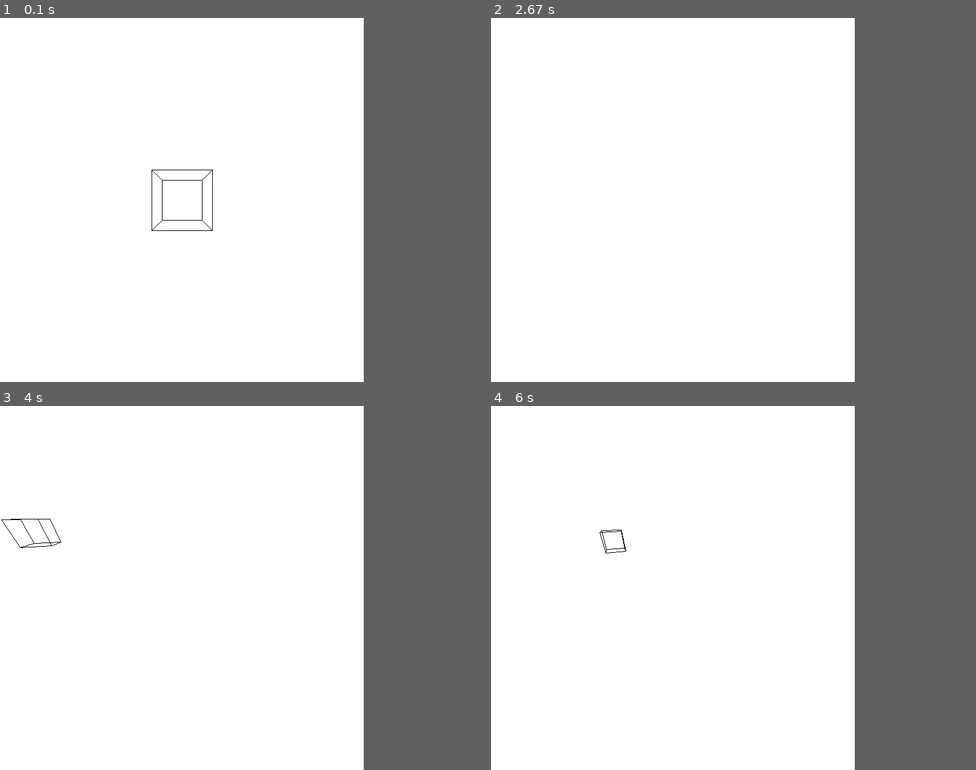
Above: before the commit, frames 1-4 (two rows, left to right).
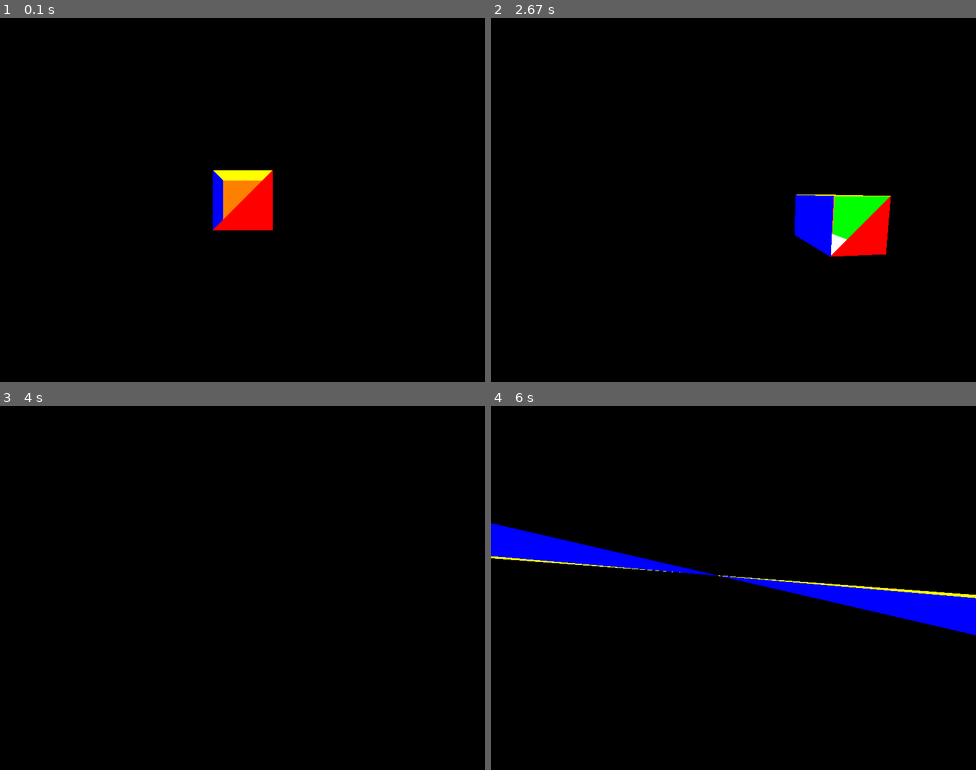
Above: after the commit, the same moments.

Repository: JonasMartins/Random
Game: pygame game, started from CG/code/example.py
The game is run twice, just before and just after one commit, with the same random seed, the same clock (stepped at 60 frames per second) and the same inputs.
Inputs (mouse positions are in pixels of both pictures, inside the frame that each line leads up to):
- Up to frame 1 (0.1 s): no input
- Up to frame 2 (2.67 s): hold Right 0.33-0.8 s; move the mouse to (714, 214) at 0.37 s; hold Up 0.83-1.13 s; hold Left 1.67-2.2 s; tap E at 1.82 s; hold Down 2.23-2.53 s; hold Left from 2.57 s (still down)
- Up to frame 3 (4 s): release Left at 2.97 s; click (426, 726) at 3.05 s; hold Up 3.33-3.7 s
- Up to frame 4 (6 s): hold Down 4.4-4.77 s; tap E at 4.55, 5.95 s; hold Left 4.8-5.27 s; hold Right 5.3-5.77 s; hold Up from 5.8 s (still down)
The window is 600x600 before the commit and 800x600 after it. Grey fills any space a smaller window leaves; there, only what the larger window draws over its background counts as a difference.

The runs differ from the first frame. In frame 1, 75% of the frame differs, in the area x 0-75%, y 0-100%; in frame 2, 76%; in frame 3, 75%; in frame 4, 77%, in the area x 0-100%, y 0-100%.

Commit message:
cube colors 12:25

Diff:
--- a/CG/code/example.py
+++ b/CG/code/example.py
@@ -7,7 +7,7 @@
 start = time()
 elapsed = 0
 
-def rotate2d(pos, rad): x,y=pos; s,c = math.sin(rad), math.cos(rad); return (x*c)-(y*s), (y*c)+(x*s)
+def rotate2d(pos, rad): x,y=pos; s,c = math.sin(rad), math.cos(rad); return (x*c)-(y*s),(y*c)+(x*s)
 
 class Cam:
   def __init__(self,pos=(0,0,0),rot=(0,0)):
@@ -16,9 +16,9 @@
 
   def events(self, event):
     if event.type == pygame.MOUSEMOTION:
-      x,y = event.rel
-      #200 is speed
-      x/=5; y/=5
+      x,y = event.rel; x/=5000; y/=5000
+      print ('x ', x)
+      print ('y ',  y)
       self.rot[0]+=y; self.rot[1]+=x
 
 
@@ -29,18 +29,24 @@
     if key[pygame.K_q]: self.pos[1]+=s
     if key[pygame.K_e]: self.pos[1]-=s
 
-    if key[pygame.K_UP]: self.pos[2]+=s
-    if key[pygame.K_DOWN]: self.pos[2]-=s
-    if key[pygame.K_LEFT]: self.pos[0]-=s
-    if key[pygame.K_RIGHT]: self.pos[0]+=s
+    x,y = s*math.sin(self.rot[1]), s*math.cos(self.rot[1])
+
+    if key[pygame.K_UP]: self.pos[0]+=x; self.pos[2]+=y
+    if key[pygame.K_DOWN]: self.pos[0]-=x; self.pos[2]-=y
+    if key[pygame.K_LEFT]: self.pos[0]-=y; self.pos[2]+=x
+    if key[pygame.K_RIGHT]: self.pos[0]+=y; self.pos[2]-=x
 
 pygame.init()
-w,h = 600, 600; cx,cy = w//2, h//2
+w,h = 800, 600; cx,cy = w//2, h//2
 screen = pygame.display.set_mode((w,h))
 clock = pygame.time.Clock()
 
 verts = (-1,-1,-1),(1,-1,-1),(1,1,-1),(-1,1,-1),(-1,-1,1),(1,-1,1),(1,1,1),(-1,1,1)
-edges = (0,1),(1,2),(2,3),(3,0),(4,5),(5,6),(6,7),(7,4),(0,4),(1,5),(2,6),(3,7)
+# edges = (0,1),(1,2),(2,3),(3,0),(4,5),(5,6),(6,7),(7,4),(0,4),(1,5),(2,6),(3,7)
+
+faces = (1,2,3),(4,5,6,7),(0,1,5,4),(2,3,7,6),(0,3,7,4),(1,2,6,5)
+
+colors = (255,0,0),(255,128,0),(255,255,0),(255,255,255),(0,0,255),(0,255,0)
 
 cam = Cam((0,0,-5))
 
@@ -51,35 +57,51 @@
 
 # o programa nunca passara de 10 segundos!
 
-while elapsed < 10:
+while elapsed < 20:
 #while True:
   dt = clock.tick(30)
 
   for event in pygame.event.get():
     if event.type == pygame.QUIT: pygame.quit(); sys.exit()
+    if event.type == pygame.KEYDOWN:
+      if event.key == pygame.K_ESCAPE: pygame.quit(); sys.exit()
     cam.events(event)
 
 
-  screen.fill((255,255,255))
+  screen.fill((0,0,0))
 
-  for edge in edges:
-    points = []
-    for x,y,z  in (verts[edge[0]],verts[edge[1]]):
 
-      x-=cam.pos[0]
-      y-=cam.pos[1]
-      z-=cam.pos[2]
+  vert_list = []; screen_coords = []
+  for x,y,z in verts:
 
-      # rotacionando no eixo y depois no eixo x
-      x,z = rotate2d((x,z),cam.rot[1])
-      y,z = rotate2d((y,z),cam.rot[0])
+    x-=cam.pos[0];y-=cam.pos[1];z-=cam.pos[2]
+    x,z = rotate2d((x,z),cam.rot[1]);y,z = rotate2d((y,z),cam.rot[0])
+    vert_list += [(x,y,z)]
 
-      f = 200/z
-      x,y = x*f, y*f
-      points+=[(cx+int(x), cy+int(y))]
+    f = 200/(z+0.01)
+    x,y = x*f, y*f
+    screen_coords+=[(cx+int(x), cy+int(y))]
 
-    pygame.draw.line(screen,(0,0,0), points[0],points[1],1)
 
+  face_list = []; face_color = []; depth = []
+
+  for f in range(len(faces)):
+
+    face = faces[f]
+
+    on_screen = False
+    for i in face:
+      if vert_list[i][2]>0: on_screen = True; break
+    if on_screen:
+      coords = [screen_coords[i] for i in face]
+      face_list += [coords]
+      face_color += [colors[f]]
+      depth += [sum(sum(vert_list[j][i] for j in face)**2 for i in range(3))]
+
+  order = sorted(range(len(face_list)),key=lambda i:depth[i],reverse=1)
+
+  for i in order:
+    pygame.draw.polygon(screen,face_color[i],face_list[i])
 
   pygame.display.flip()
   key = pygame.key.get_pressed()
